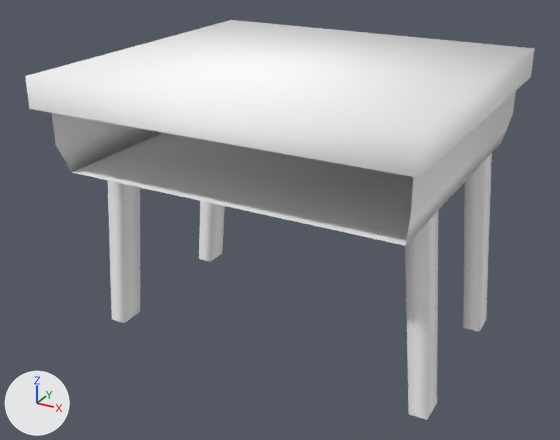
Two versions of the glTF model public/3d/item/model__item__room.ofs_3454_0/3454IMSL01_01.gltf, one commit apart.
Rendered twice from a 50 mm camera at (0.887, -1.712, 1.164) aimed at (-0.032, -0.041, 0.328). Lighting does not change. The marker at lower left points along +X, +Y and +Z. The older version comes first.

Names of what the first picture shows: '3454IMSL01_01'.
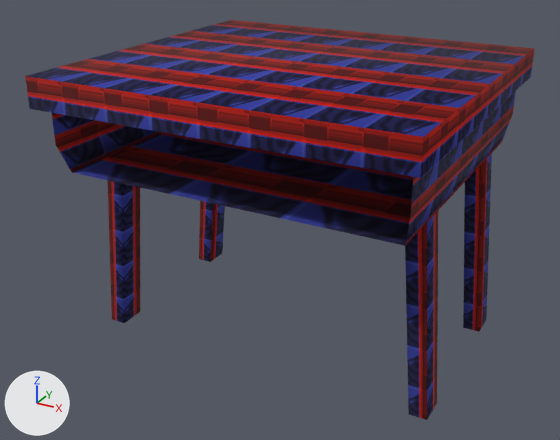
What changed in the scene script:
```text
Add img_bg_r_sc00_t00:
    img_bg_r_sc00_t00 = load_image('bg_r_sc00_t00', '_unpacked/bg_r_sc00_t00', 64, 64, 'sRGB')
Change mat_bg_r_sc00_t00:
    remove mat_bg_r_sc00_t00.base_color = (1.0, 1.0, 1.0)  # white #ffffff
    add mat_bg_r_sc00_t00.texture = img_bg_r_sc00_t00
```

Location of each change, (x1, y1, x2, y2) in pixels of the pictures (560 x 440 px):
'3454IMSL01_01', surface changed (darker)
    both: (25, 20, 535, 420)
